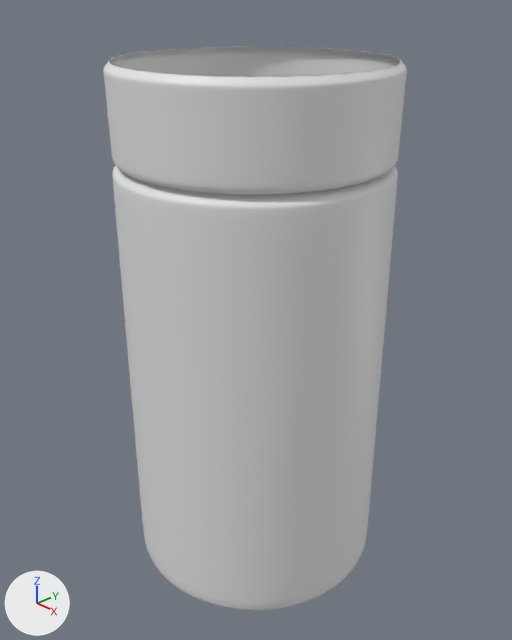
One commit to the Blender file bottleblend.blend: the scene before it, then after it.
One viewpoint serves both versions: a 50 mm camera at (0.181, -0.17, 0.224) aimed at (0.0, 0.001, 0.104). The axes (+X, +Y, +Z) are drawn at lower left. The lights are the same throughout.
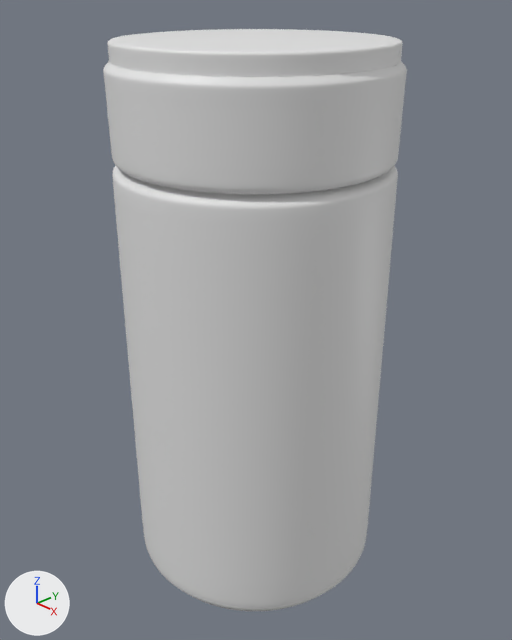
Changed parts and their boxes [x1, y1, x2, y2] in the pictures (512 x 640 px):
'Cylinder', reshaped: before [103, 46, 407, 611]; after [103, 29, 407, 611]
part 1 of me_cylinder, added: after [108, 29, 403, 611]

The change, as a list of edits to the scene's bpy script:
```text
Change me_cylinder:
    used by ob_cylinder; location = (0.0, 0.0, 0.1004)
    remove me_cylinder.from_pydata(...)  # 768 vertices, 704 faces, 32 loose edges; spans x -0.05..0.05, y -0.05..0.05, z -0.1..0.1
    add me_cylinder.from_pydata(...)  # 992 vertices, 988 faces, 32 loose edges; spans x -0.05..0.05, y -0.05..0.05, z -0.103..0.108
    me_cylinder part 1
    192 vertices are added at x -0.048..0.048, y -0.048..0.048, z -0.103..0.108
    32 new vertices lie (0.0, 0.0, 0.006) away from vertices in x -0.048..0.048, y -0.048..0.048, z 0.1
    224 new faces join them, smooth
    60 new faces join them
```
